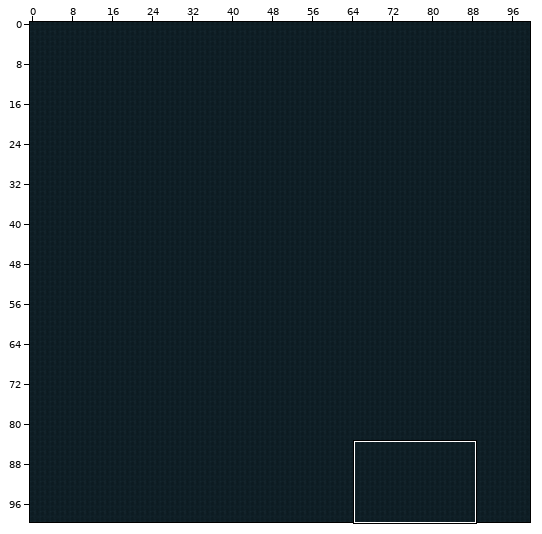
Level history. Tiled map (JSON): LostAndDivine.ClientMonoGame/Content/Sectors/9_9.tmj. Above: a wide view before the commit, with the close-up outlined.
Close-up. Before:
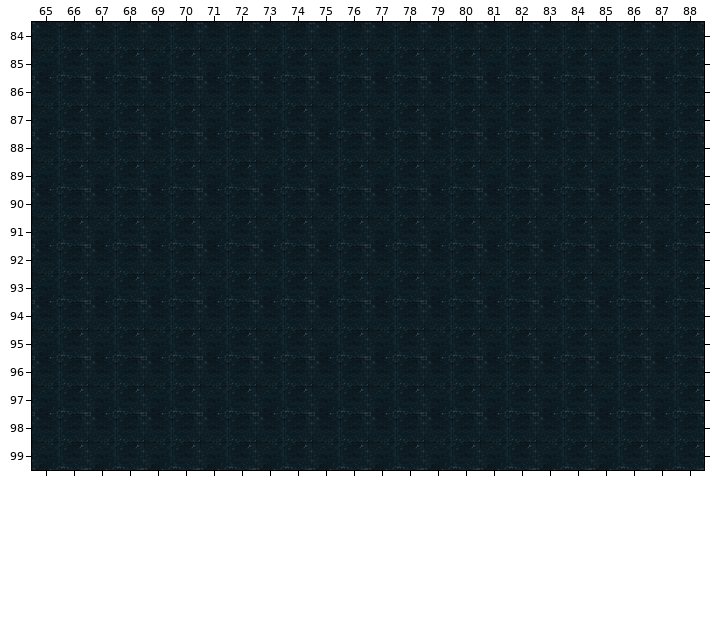
Cells are 64x64 px. Shown: x 65..88, y 84..99. The commit also changed other parts of the map, which this record leaves out.
The result:
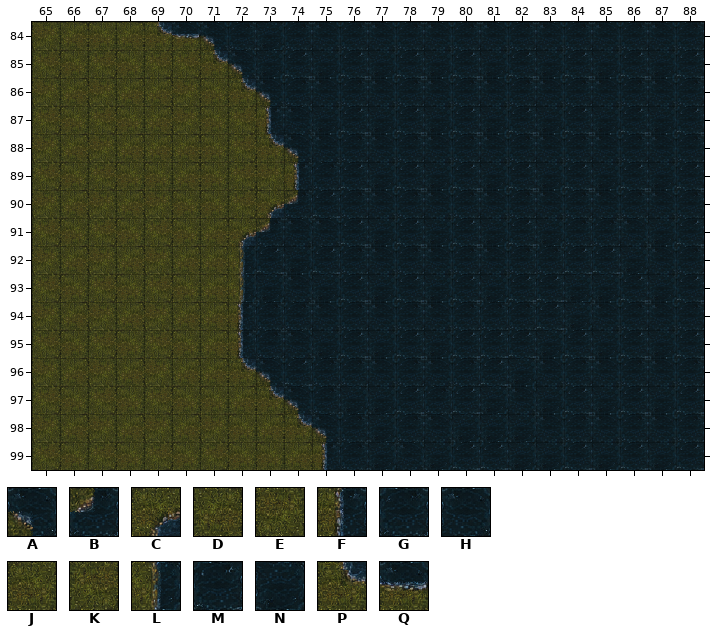
Key: from "World-Tilemap": A 11, B 41, C 68, D 91, E 92, F 98, G 99, H 100, J 121, K 122, L 128, M 129, N 130, P 158, Q 159.
_ is an empty cell.
Tiles replaced or removed in this view: G, H, M, N.
From old to new:
Changed rows in their new state; . is an unchanged cell.
Layer "Слой тайлов 1":
first column x 65:
 84 EDJDPQA.N.............
 85 KJKJKKPA..............
 86 EDEDDEJPA.............
 87 KJKJDEJKFH............
 88 EDEDDDJKPA............
 89 KJKJJDJKEFG...........
 90 EDEDEJJKCBM...........
 91 KJKJKJDCBHH........GGH
 92 EDEDEDDLMNM.......GMMN
 93 KJKJKJDL.H........MN..
 94 EDEDEDDFG.......G.MN..
 95 KJKJKJDFGH......M.....
 96 EDEDEDDPAMG.....MN....
 97 KJKJKJJDPAGN..G..H....
 98 EDEDEDEJDPA.N..NNN....
 99 KJKJKJKJJDFG.H..MN....
Pixel boxes of the changes (left, top, right, bottom) in both close-ups:
changed: (32, 22, 424, 470)
changed: (536, 218, 648, 330)
changed: (424, 302, 536, 470)
